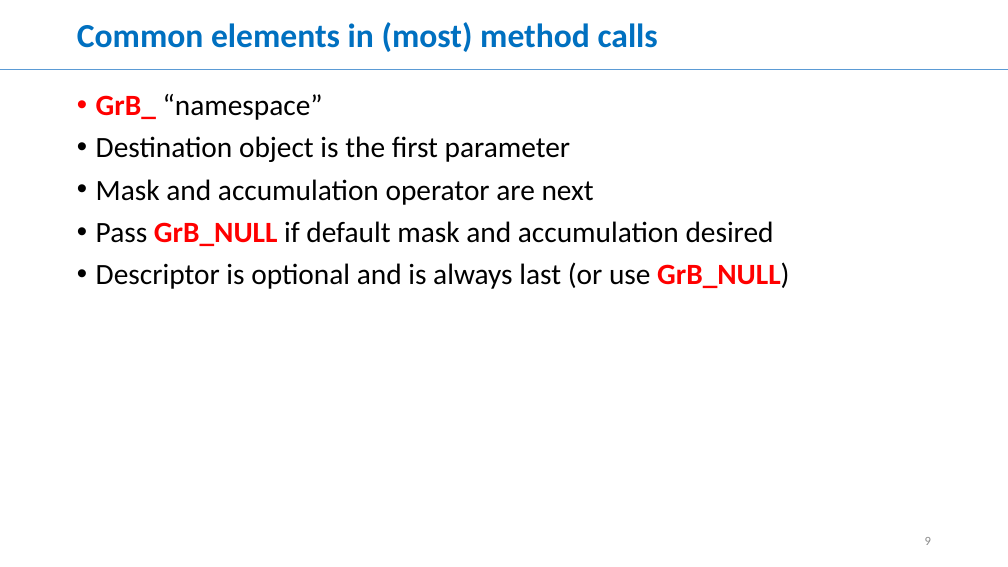
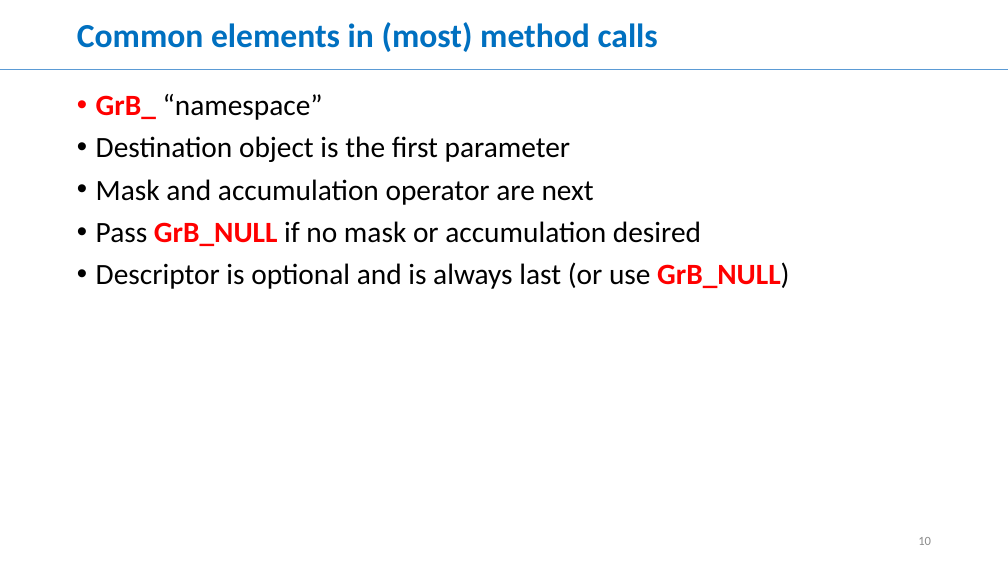
Before and after one commit to GraphBLAS/graphblas-api-c, a slide deck: slide 10 of GABB17/GABB17.pptx (slide 9 before the commit). Drawn at 1008x567 pixels with LibreOffice and Linux fonts; fonts in the diff are those of the drawing. Boxes give left, top, right and bottom in pixels: in the first picture for what was removed or moved away, otherwise in the second. Text is boxed around its words. In the diff, an @@ line names an element or a change of style, - is before the commit and + after.

```diff
--- a/GABB17/GABB17.pptx
+++ b/GABB17/GABB17.pptx
@@ text at box(96, 221, 701, 246): text changed @@
-• Pass GrB_NULL if default mask and accumulation desired
+• Pass GrB_NULL if no mask or accumulation desired
@@ page number at box(918, 537, 931, 545): text changed @@
-9
+10
```
Also in this commit, not shown: 1 other slide changed, 1 slide added.
